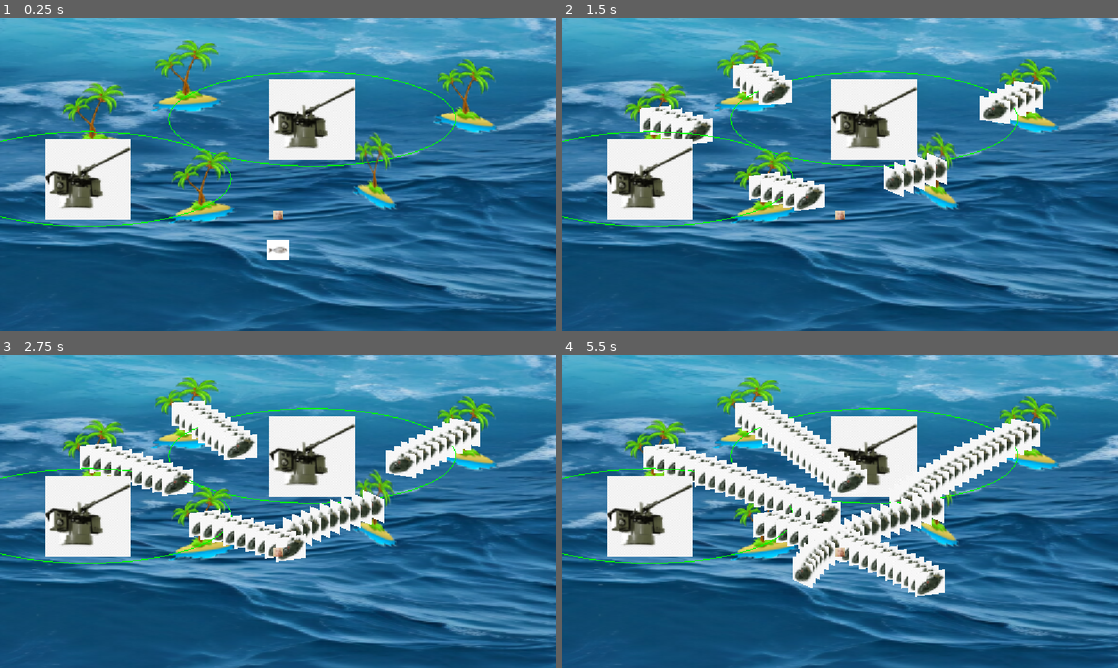
Above: before the commit, frames 1-4 (two rows, left to right).
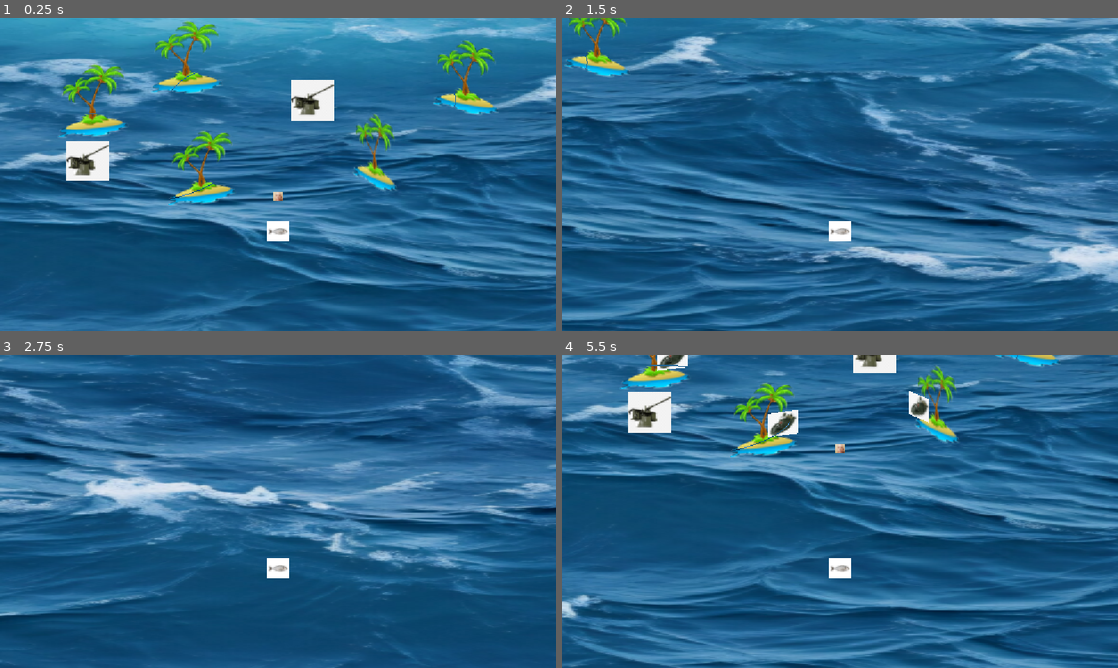
Above: after the commit, the same moments.

Repository: EssithAbertay/islands-game-jam
Game: Godot game, scene res://Scenes/enviroment.tscn
Two runs of this game, one before a commit and one after it. Both use one fixed random seed, a clock stepped at 60 frames per second and the inputs below.
Inputs:
- Up to frame 1 (0.25 s): no input
- Up to frame 2 (1.5 s): hold D (move_right) 0.53-1.28 s; hold S (move_back) from 1.28 s (still down)
- Up to frame 3 (2.75 s): release S (move_back) at 2.03 s; hold D (move_right) from 2.03 s (still down)
- Up to frame 4 (5.5 s): release D (move_right) at 2.78 s; hold W (move_forward) 2.78-3.53 s; hold A (move_left) 3.53-5.03 s; hold S (move_back) from 5.03 s (still down)

The runs differ from the first frame. In frame 1, 56% of the frame differs, in the area x 0-100%, y 0-100%; in frame 2, 68%; in frame 3, 67%; in frame 4, 74%.

Commit message:
Added castle and altered timers

Diff:
--- a/Scenes/enemy/enemy_boat.tscn
+++ b/Scenes/enemy/enemy_boat.tscn
@@ -18,3 +18,5 @@
 
 [node name="CollisionShape3D" type="CollisionShape3D" parent="." unique_id=1511283663]
 shape = SubResource("SphereShape3D_07vgb")
+
+[node name="NavigationAgent3D" type="NavigationAgent3D" parent="." unique_id=620745887]
--- a/Scenes/enemy/enemy_island.tscn
+++ b/Scenes/enemy/enemy_island.tscn
@@ -6,7 +6,7 @@
 
 [node name="EnemyIsland" type="Node3D" unique_id=1749570327]
 script = ExtResource("1_m71jm")
-enemy_spawn_rate = 0.3
+enemy_spawn_rate = 5.0
 boat = ExtResource("2_5vonq")
 
 [node name="Sprite3D" type="Sprite3D" parent="." unique_id=627668633]
--- a/Scenes/enviroment.tscn
+++ b/Scenes/enviroment.tscn
@@ -8,14 +8,25 @@
 
 [node name="Node3D" type="Node3D" unique_id=1496945402]
 
-[node name="Camera3D" type="Camera3D" parent="." unique_id=1945317165]
-transform = Transform3D(1, 0, 0, 0, 0.9442179, 0.3293214, 0, -0.3293214, 0.94421786, 0, 15.572266, 20.749268)
+[node name="Ocean" type="Sprite3D" parent="." unique_id=2129427548]
+transform = Transform3D(10, 0, 0, 0, -4.371139e-07, 10, 0, -10, -4.371139e-07, -0.2763691, 0.22271347, -0.32838535)
+texture = ExtResource("2_ubiir")
+
+[node name="HolePlayer" parent="." unique_id=391892986 instance=ExtResource("4_rw8p7")]
+
+[node name="Camera3D" type="Camera3D" parent="HolePlayer" unique_id=1945317165]
+transform = Transform3D(1, 0, 0, 0, 0.9442179, 0.3293214, 0, -0.3293214, 0.94421786, 0, 17.248684, 31.496069)
 projection = 1
 size = 32.709076
 
-[node name="Ocean" type="Sprite3D" parent="." unique_id=2129427548]
-transform = Transform3D(10, 0, 0, 0, -4.371139e-07, 10, 0, -10, -4.371139e-07, -0.031312943, 0, 0.0070257187)
-texture = ExtResource("2_ubiir")
+[node name="PointsPickup" parent="." unique_id=2086534983 instance=ExtResource("4_0evto")]
+transform = Transform3D(1, 0, 0, 0, 1, 0, 0, 0, 1, 0, 0, -10.927)
+
+[node name="Turret" parent="." unique_id=1518263802 instance=ExtResource("3_ks4c7")]
+transform = Transform3D(1, 0, 0, 0, 1, 0, 0, 0, 1, -19.892529, 0, -22.273716)
+
+[node name="Turret2" parent="." unique_id=18098996 instance=ExtResource("3_ks4c7")]
+transform = Transform3D(1, 0, 0, 0, 1, 0, 0, 0, 1, 3.5852032, 0, -41.377182)
 
 [node name="EnemyIsland" parent="." unique_id=1749570327 instance=ExtResource("1_ks4c7")]
 transform = Transform3D(0.98027116, 0, 0.19765733, 0, 1, 0, -0.19765733, 0, 0.98027116, -9.490671, 0, -55.272453)
@@ -31,14 +42,3 @@
 
 [node name="EnemyIsland4" parent="." unique_id=100763366 instance=ExtResource("1_ks4c7")]
 transform = Transform3D(0.60119426, 0, -0.79910314, 0, 1, 0, 0.79910314, 0, 0.60119426, 10.179531, 0, -25.663845)
-
-[node name="HolePlayer" parent="." unique_id=391892986 instance=ExtResource("4_rw8p7")]
-
-[node name="PointsPickup" parent="." unique_id=2086534983 instance=ExtResource("4_0evto")]
-transform = Transform3D(1, 0, 0, 0, 1, 0, 0, 0, 1, 0, 0, -10.927)
-
-[node name="Turret" parent="." unique_id=1518263802 instance=ExtResource("3_ks4c7")]
-transform = Transform3D(1, 0, 0, 0, 1, 0, 0, 0, 1, -19.892529, 0, -22.273716)
-
-[node name="Turret2" parent="." unique_id=18098996 instance=ExtResource("3_ks4c7")]
-transform = Transform3D(1, 0, 0, 0, 1, 0, 0, 0, 1, 3.5852032, 0, -41.377182)
--- a/Scenes/player/turret.tscn
+++ b/Scenes/player/turret.tscn
@@ -12,6 +12,7 @@
 fireRadius = 15
 
 [node name="Sprite3D" type="Sprite3D" parent="." unique_id=163992799]
+transform = Transform3D(0.5, 0, 0, 0, 0.5, 0, 0, 0, 0.5, 0, 0, 0)
 render_priority = 2
 texture = ExtResource("1_xjgln")
 
Binary file added: Assets/sandcastle.png
Not shown, added: Assets/sandcastle.png.import
